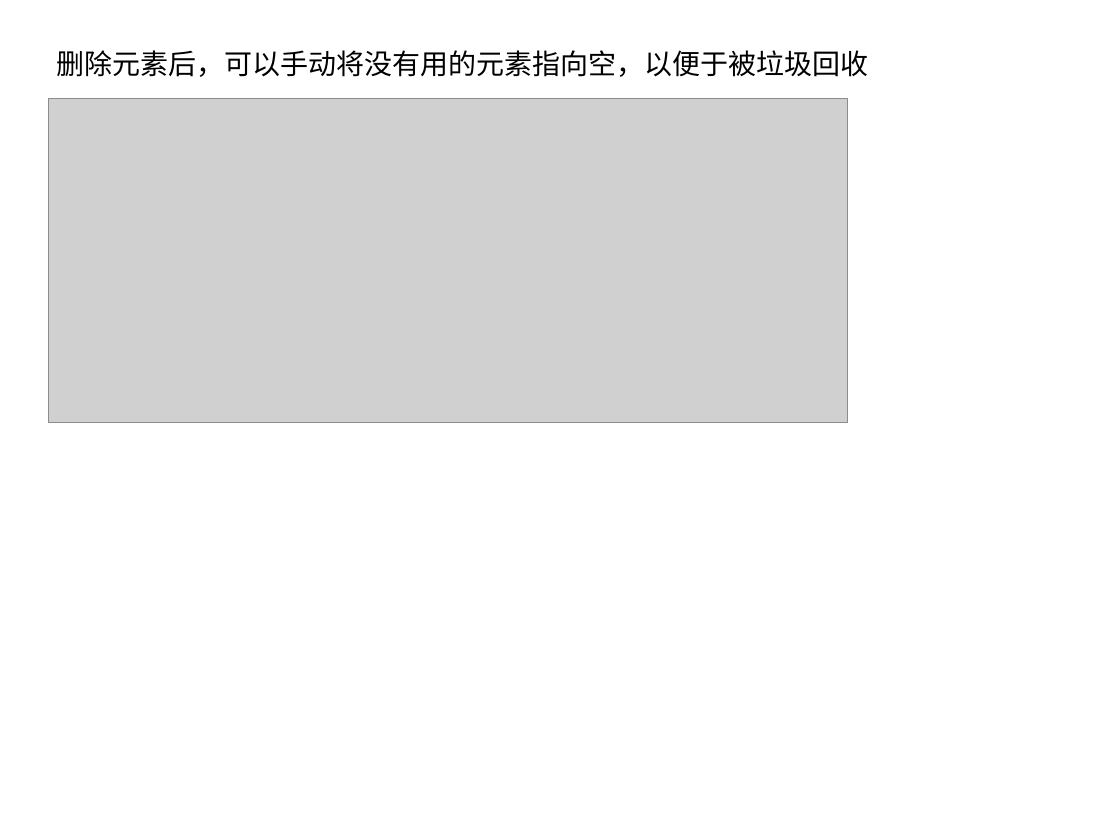
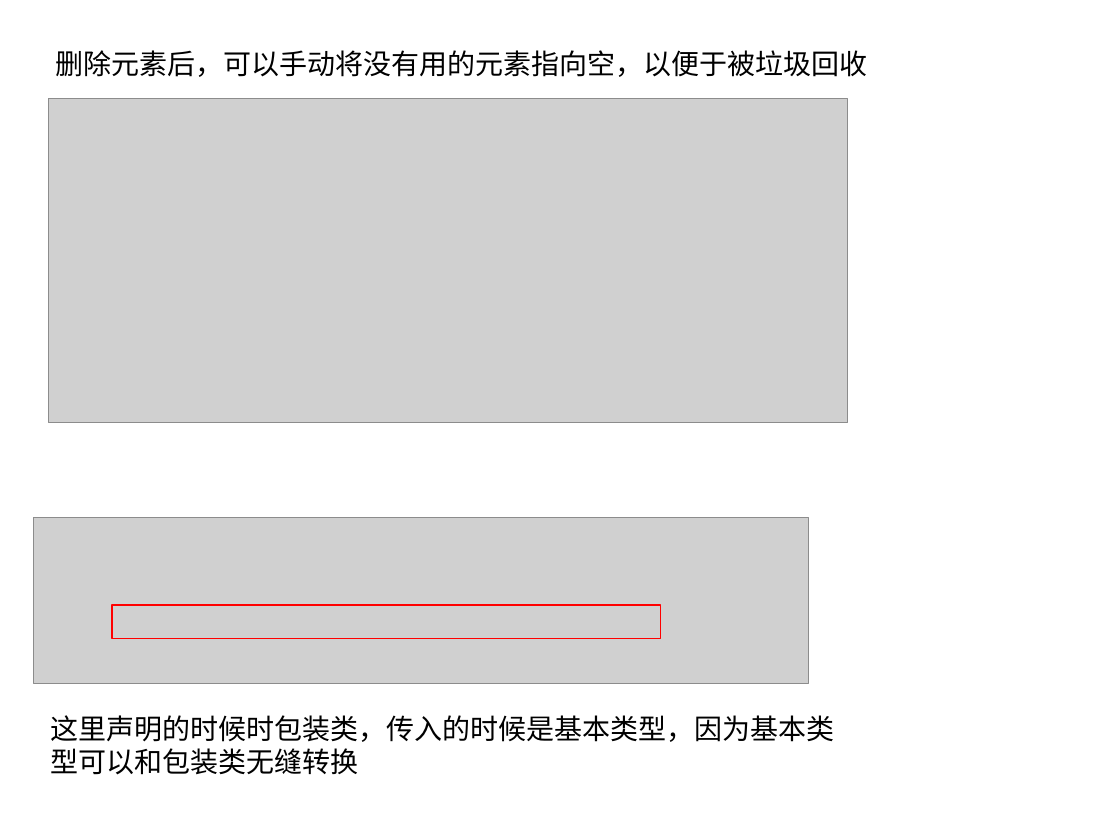
Before and after one commit to xiaolong0813/mooc, a slide deck: slide 10 of resources/datastruc_algorithm.pptx. Drawn at 1120x840 pixels with LibreOffice and Linux fonts; fonts in the diff are those of the drawing; grey boxes stand for pictures. Boxes give left, top, right and bottom in pixels: in the first picture for what was removed or moved away, otherwise in the second. Text is boxed around its words. In the diff, an @@ line names an element or a change of style, - is before the commit and + after.

```diff
--- a/resources/datastruc_algorithm.pptx
+++ b/resources/datastruc_algorithm.pptx
@@ picture added at (34, 517, 809, 683) @@
@@ rectangle added at (112, 605, 661, 638), outline #FF0000 0.99 pt @@
@@ text added at (51, 715, 835, 775), 18 pt, text #000000 @@
+这里声明的时候时包装类，传入的时候是基本类型，因为基本类型可以和包装类无缝转换
```
Also in this commit, not shown: 2 other slides changed, 12 slides added, 9 other files.
